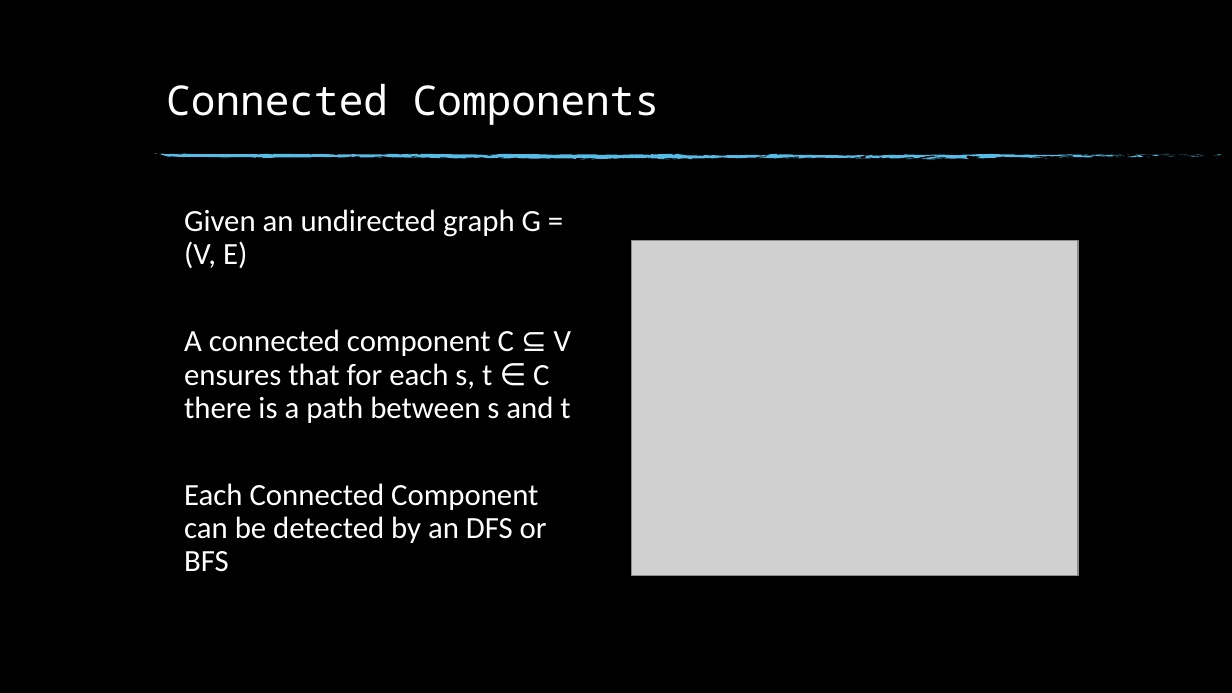
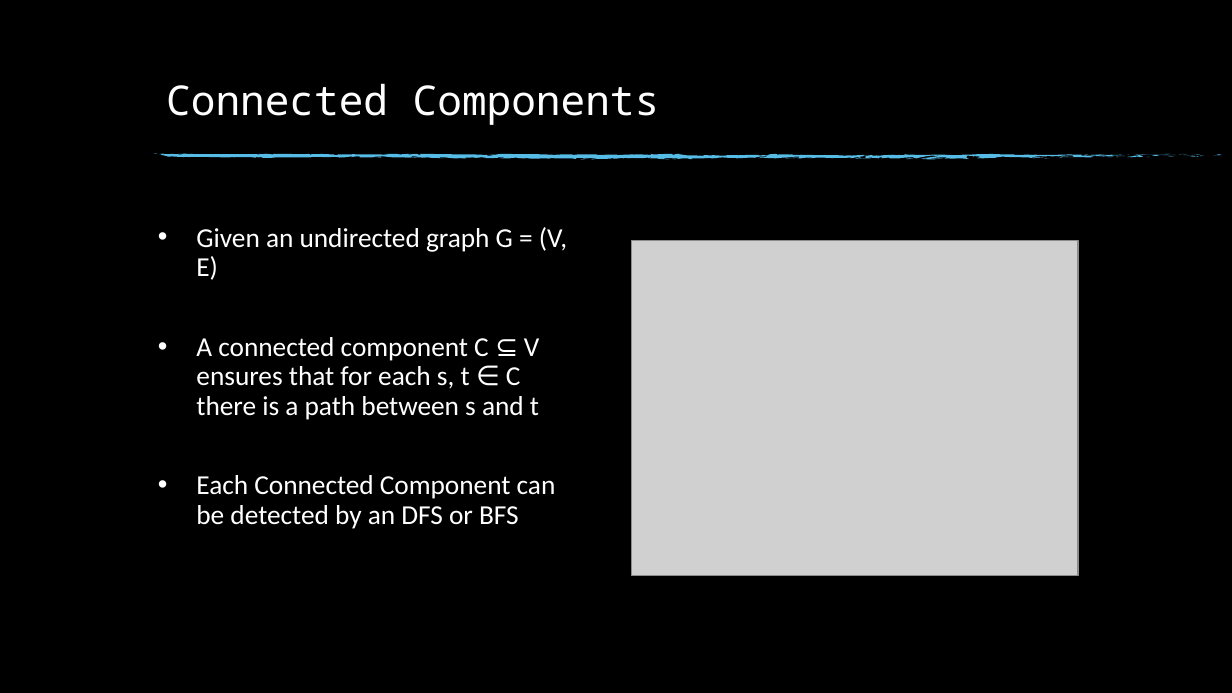
Before and after one commit to molr298/graph-mining-project, a slide deck: slide 4 of Graphmining-project.pptx. Drawn at 1232x693 pixels with LibreOffice and Linux fonts; fonts in the diff are those of the drawing; grey boxes stand for pictures; background and template pictures are left out. Boxes give left, top, right and bottom in pixels: in the first picture for what was removed or moved away, otherwise in the second. Text is boxed around its words. In the diff, an @@ line names an element or a change of style, - is before the commit and + after.

```diff
--- a/Graphmining-project.pptx
+++ b/Graphmining-project.pptx
@@ text "Given an undirected graph G ...": place and size @@
-text "Given an undirected graph G ..." at <box>184,209,571,572</box>
+text "Given an undirected graph G ..." at <box>196,227,567,529</box>
@@ text "Given an undirected graph G ..." at <box>196,227,567,529</box>: size 18 to 16 pt; bullet none to • @@
```
Also in this commit, not shown: 7 other slides changed, 9 slides added, 4 slides removed.
